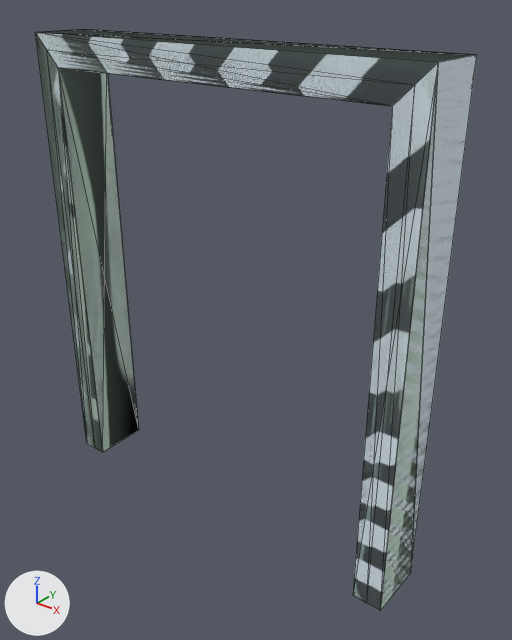
The Blender file src/props_farm/doorframe002b.blend, before and after one commit.
Camera for both pictures: a 50 mm camera at (111.2, -126.1, 141.1) aimed at (7.3, 3.7, 60.6). Every picture has the same lights, and +X, +Y and +Z are marked at lower left. Mesh edges are drawn as thin lines.

The older version as bpy lines, for what is in view:
```python
mat_phy = diffuse_material('  phy')
mat_phy.base_color = (0.43, 0.551, 0.476)  # light grey #afc4b7
mat_wood_bridge002 = diffuse_material('wood_bridge002')
mat_wood_bridge002.base_color = (0.763, 0.879, 0.946)  # white #e2f1f9
me_doorframe002b_physics = bpy.data.meshes.new('doorframe002b_physics')
me_doorframe002b_physics.from_pydata(...)  # 21 vertices, 36 faces; spans x -56.0..56.0, y -8.0..8.0, z 0.0..128.0
me_doorframe002b_physics.materials.append(mat_phy)  # light grey #afc4b7
me_doorframe002b_reference = bpy.data.meshes.new('doorframe002b_reference')
me_doorframe002b_reference.from_pydata(...)  # 24 vertices, 36 faces; spans x -56.0..56.0, y -8.0..8.0, z 0.0..128.0
me_doorframe002b_reference.materials.append(mat_wood_bridge002)  # white #e2f1f9
ob_doorframe002b_physics = bpy.data.objects.new('doorframe002b_physics', me_doorframe002b_physics)
ob_doorframe002b_physics.location = (0.0, 0.0, 0.0)
ob_doorframe002b_reference = bpy.data.objects.new('doorframe002b_reference', me_doorframe002b_reference)
ob_doorframe002b_reference.location = (0.0, 0.0, 0.0)
```
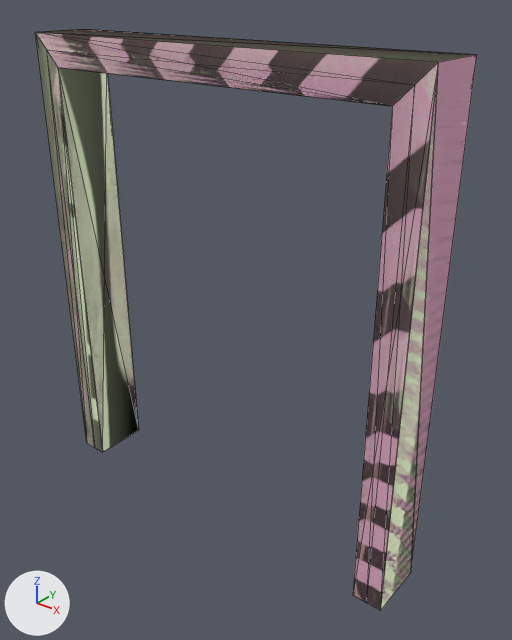
Diff of the bpy script that builds the scene:
```diff
--- a/src/props_farm/doorframe002b.blend.py
+++ b/src/props_farm/doorframe002b.blend.py
@@ mat_wood_bridge002 @@
 mat_wood_bridge002 = diffuse_material('wood_bridge002')
-mat_wood_bridge002.base_color = (0.763, 0.879, 0.946)  # white #e2f1f9
+mat_wood_bridge002.base_color = (0.763, 0.416, 0.562)  # pink #e2adc6
@@ mat_phy @@
 mat_phy = diffuse_material('  phy')
-mat_phy.base_color = (0.43, 0.551, 0.476)  # light grey #afc4b7
+mat_phy.base_color = (0.877, 0.978, 0.669)  # white #f1fdd6
```

Where the change shows, as pixel boxes [x1, y1, x2, y2] in the pictures (512 x 640 px):
'doorframe002b_reference', recoloured: [36, 29, 477, 610] in both
'doorframe002b_physics', recoloured: [35, 29, 473, 611] in both
